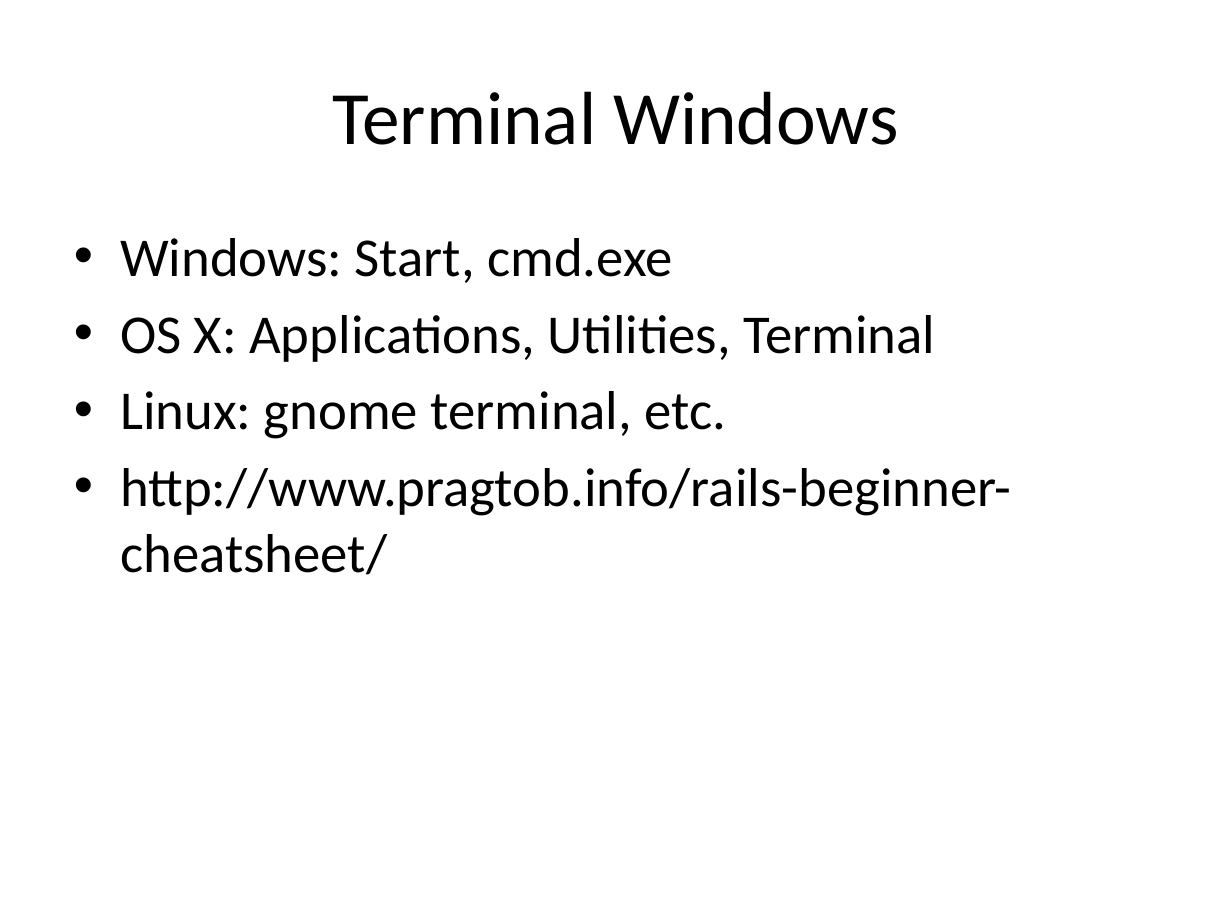
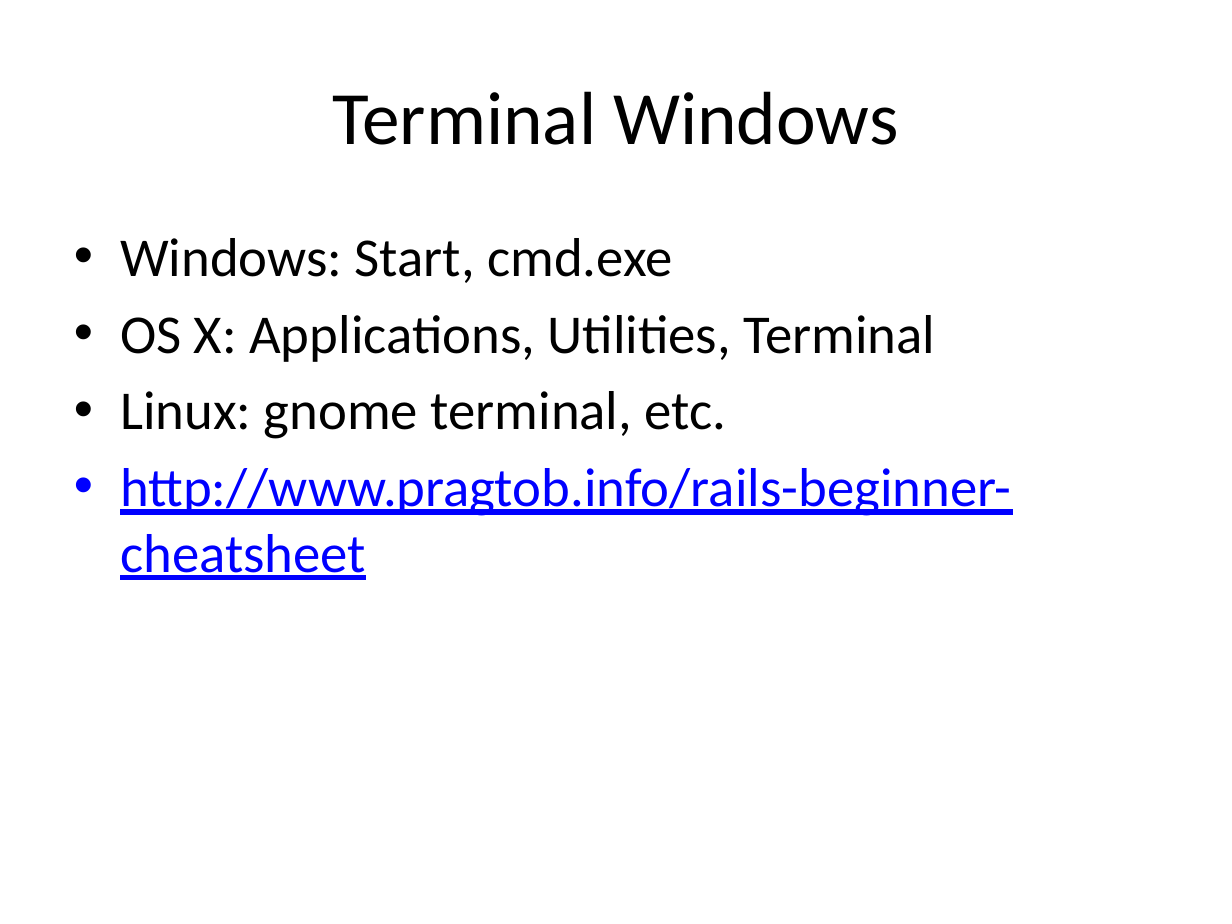
Before and after one commit to ivogeorg/cs1030, a slide deck: slide 2 of slides-steve/RoR.pptx. Drawn at 1232x924 pixels with LibreOffice and Linux fonts; fonts in the diff are those of the drawing; background and template pictures are left out. Boxes give left, top, right and bottom in pixels: in the first picture for what was removed or moved away, otherwise in the second. Text is boxed around its words. In the diff, an @@ line names an element or a change of style, - is before the commit and + after.

```diff
--- a/slides-steve/RoR.pptx
+++ b/slides-steve/RoR.pptx
@@ text at [120, 468, 1011, 580]: text changed; text colour #000000 to #0000FF @@
-• http://www.pragtob.info/rails-beginner-cheatsheet/
+• http://www.pragtob.info/rails-beginner-cheatsheet
```
Also in this commit, not shown: 4 other slides changed, 1 slide added, 2 other files.
